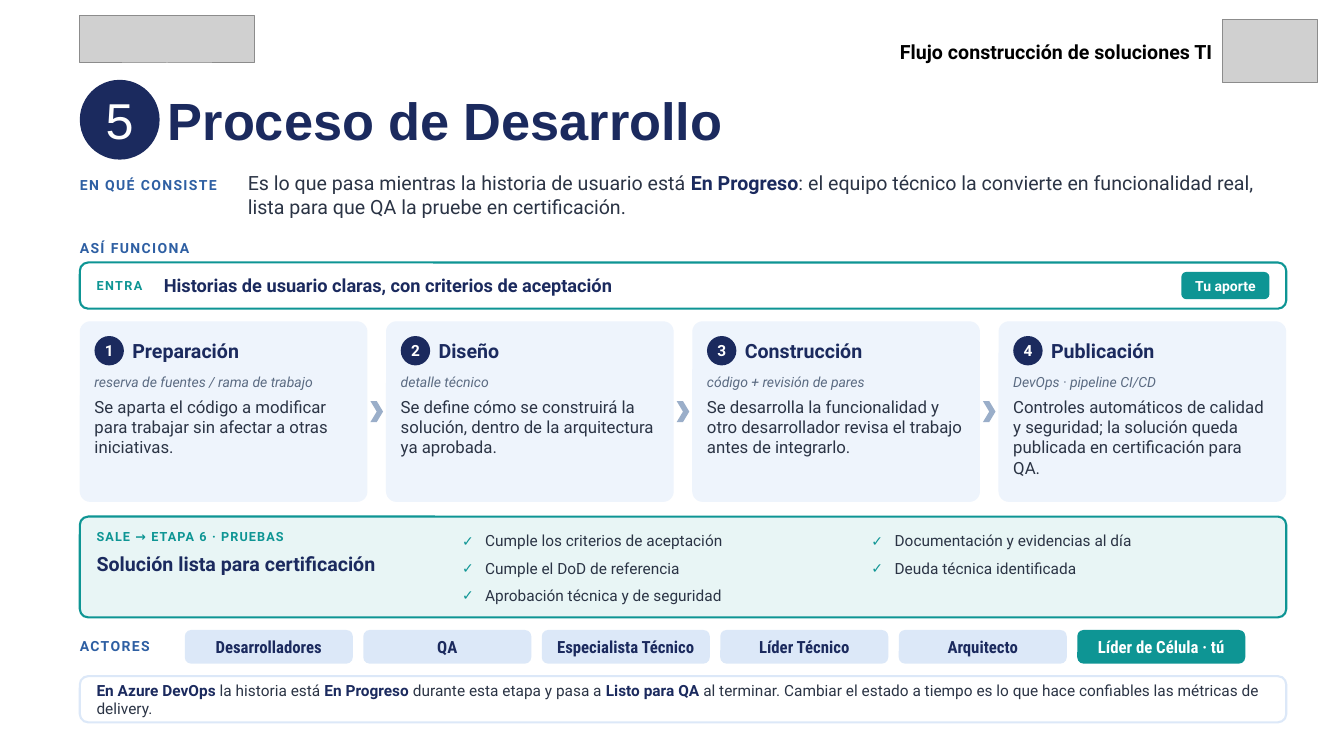
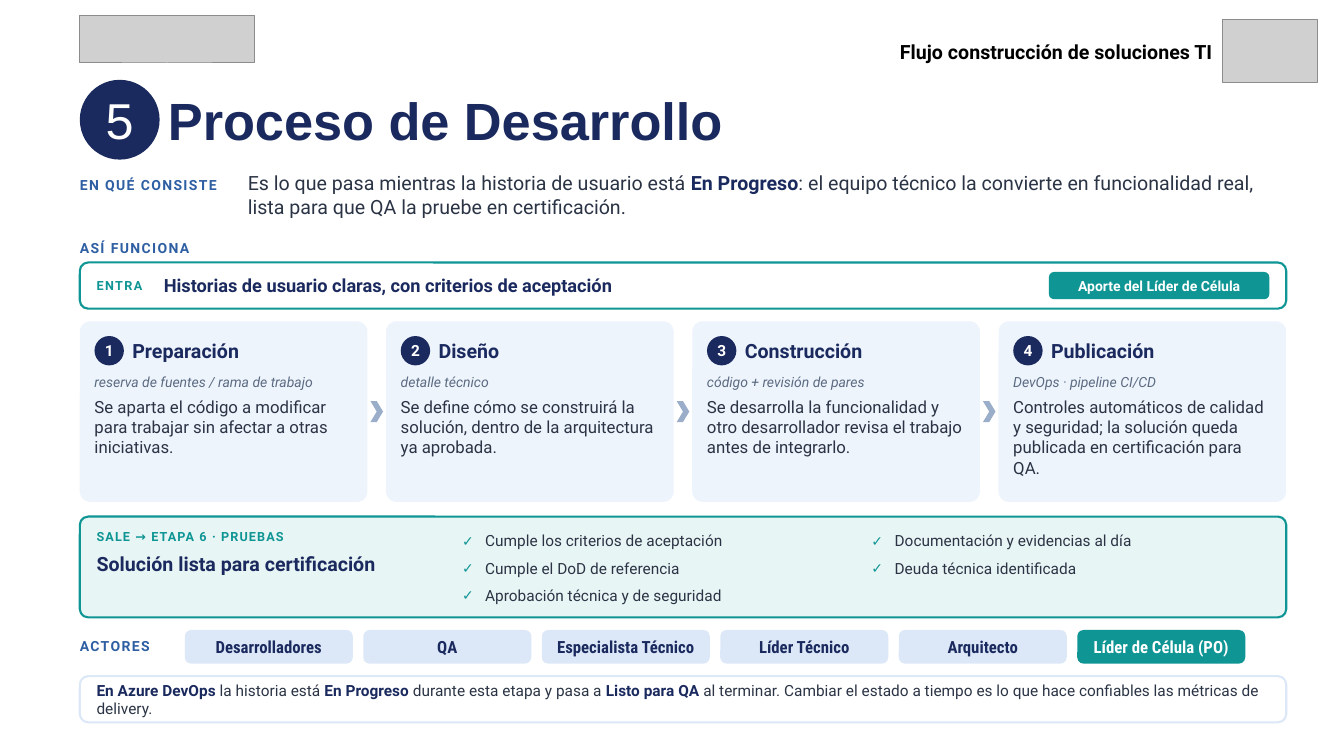
Before and after one commit to estibenlicona/guides, a slide deck: slide 15 of Flujo construcción de soluciones TI_Líder_Célula_v2.pptx. Drawn at 1344x756 pixels with LibreOffice and Linux fonts; fonts in the diff are those of the drawing; grey boxes stand for pictures. Boxes give left, top, right and bottom in pixels: in the first picture for what was removed or moved away, otherwise in the second. Text is boxed around its words. In the diff, an @@ line names an element or a change of style, - is before the commit and + after.

```diff
--- a/Flujo construcción de soluciones TI_Líder_Célula_v2.pptx
+++ b/Flujo construcción de soluciones TI_Líder_Célula_v2.pptx
@@ rounded rectangle "Aporte del Líder de Célula": place and size @@
-rounded rectangle "Aporte del Líder de Célula" at (1182,272,1270,299)
+rounded rectangle "Aporte del Líder de Célula" at (1050,272,1270,299)
@@ text in rounded rectangle at (1078,280,1240,294): text changed @@
-Tu aporte
+Aporte del Líder de Célula
@@ text in rounded rectangle at (1094,640,1228,657): text changed @@
-Líder de Célula · tú
+Líder de Célula (PO)
```
Also in this commit, not shown: 2 other slides changed.
